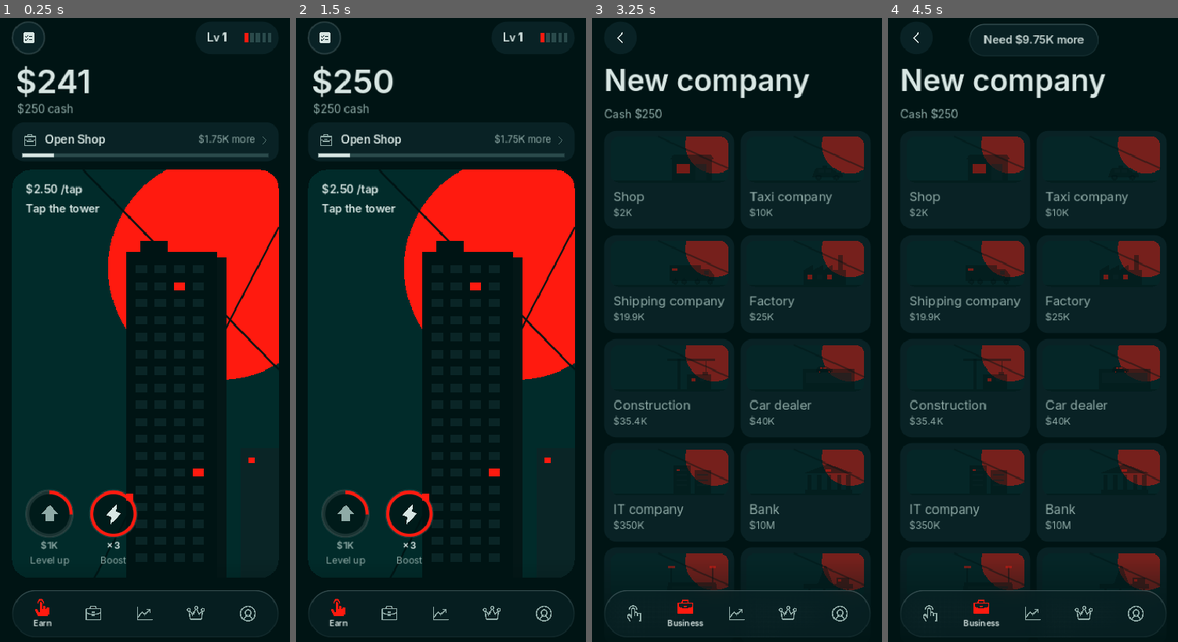
Above: before the commit, frames 1-4 (left to right).
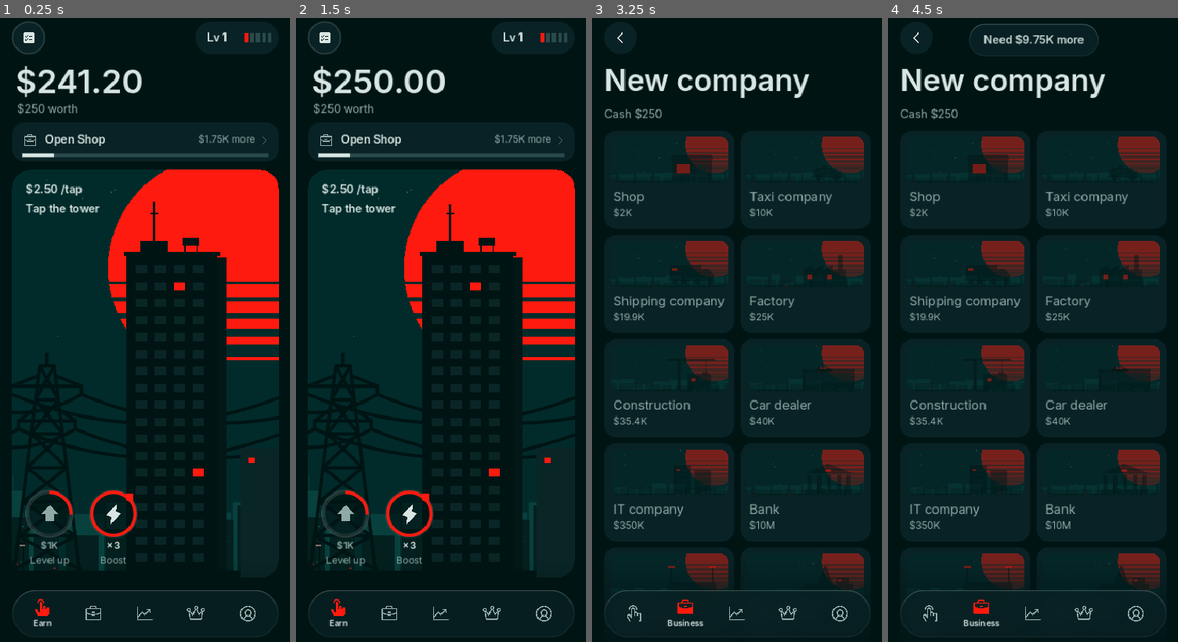
Above: after the commit, the same moments.

Repository: ytjustjosh17-cpu/MCG
Game: Godot game, scene res://scenes/main.tscn
Same seed, same stepped clock (60 frames per second), same inputs: the game is played once before the commit and once after it.
Inputs (mouse positions are in pixels of both pictures, inside the frame that each line leads up to):
- Up to frame 1 (0.25 s): no input
- Up to frame 2 (1.5 s): click (325, 36) at 0.5 s; click "Tap 400 times" at 1.25 s
- Up to frame 3 (3.25 s): click "Open Shop" at 2 s; click (737, 136) at 2.75 s
- Up to frame 4 (4.5 s): click "Shop" at 3.5 s; click "Taxi company" at 4.25 s

The runs differ from the first frame. In frame 1, 2.2% of the frame differs, in the area x 5-97%, y 8-89%; in frame 2, 2.2%; in frame 3, 2.8%, in the area x 8-94%, y 20-92%; in frame 4, 2.8%.

Commit message:
Earn shows exact cash, richer art, fonts can't go missing
- Earn: big number is cash to the penny; net worth moves to the line below.
- Art: real pylon with hanging cables, far skyline, stars, sunset bands,
  roof antenna with a blinking light, water tank, street lamps.
- Build: build 25 shipped without Switzer and Tanker. The font step now
  retries and stops the build if they are missing, and the APK is checked.

Co-Authored-By: Claude Opus 5.5 <noreply@anthropic.com>
Claude-Session: https://claude.ai/code/session_01G43aEuqkjUy83khniNYyKE

Diff:
--- a/game/scripts/art.gd
+++ b/game/scripts/art.gd
@@ -136,26 +136,130 @@
 			_rect(ci, o, s, 30, 20, 60, 50, ink)
 
 
+static func _fill(ci: CanvasItem, poly: PackedVector2Array, clip: PackedVector2Array, c: Color) -> void:
+	for piece in Geometry2D.intersect_polygons(poly, clip):
+		if piece.size() >= 3:
+			ci.draw_colored_polygon(piece, c)
+
+
+static func _wire(ci: CanvasItem, a: Vector2, b: Vector2, sag: float, clip: PackedVector2Array, c: Color, w: float) -> void:
+	## A cable hanging between two points (a shallow curve, lowest in the middle).
+	var pts := PackedVector2Array()
+	for i in 25:
+		var t := i / 24.0
+		pts.append(a.lerp(b, t) + Vector2(0, sag * 4.0 * t * (1.0 - t)))
+	for piece in Geometry2D.intersect_polyline_with_polygon(pts, clip):
+		ci.draw_polyline(piece, c, w, true)
+
+
+static func pylon(ci: CanvasItem, base: Vector2, h: float, clip: PackedVector2Array) -> Array:
+	## A lattice electricity pylon standing on `base`. Returns the three cable points.
+	var c := UI.INK
+	var bw := h * 0.32
+	var tw := h * 0.07
+	var top := base - Vector2(0, h)
+	var l0 := base - Vector2(bw / 2.0, 0)
+	var r0 := base + Vector2(bw / 2.0, 0)
+	var l1 := top - Vector2(tw / 2.0, 0)
+	var r1 := top + Vector2(tw / 2.0, 0)
+	var lw := maxf(1.0, h * 0.012)
+	var segs: Array = [[l0, l1], [r0, r1]]
+	# Cross bracing up the body.
+	var n := 6
+	for i in n:
+		var t0 := float(i) / n
+		var t1 := float(i + 1) / n
+		var a0 := l0.lerp(l1, t0)
+		var b0 := r0.lerp(r1, t0)
+		var a1 := l0.lerp(l1, t1)
+		var b1 := r0.lerp(r1, t1)
+		segs.append([a0, b1])
+		segs.append([b0, a1])
+		segs.append([a1, b1])
+	# Two cross arms, joined to the frame by braces, with hanging insulators.
+	var tips: Array = []
+	for k in 2:
+		var t := 0.1 + k * 0.17
+		var y := top.y + h * t
+		var lb := l1.lerp(l0, t)
+		var rb := r1.lerp(r0, t)
+		var half := h * (0.17 - k * 0.03)
+		var la := Vector2(top.x - half, y)
+		var ra := Vector2(top.x + half, y)
+		segs.append([la, ra])
+		segs.append([la, Vector2(lb.x, y - h * 0.05)])
+		segs.append([ra, Vector2(rb.x, y - h * 0.05)])
+		for e in [la, ra]:
+			segs.append([e, e + Vector2(0, h * 0.04)])
+			tips.append(e + Vector2(0, h * 0.04))
+	segs.append([top, top - Vector2(0, h * 0.06)])
+	for sgm in segs:
+		for piece in Geometry2D.intersect_polyline_with_polygon(PackedVector2Array([sgm[0], sgm[1]]), clip):
+			ci.draw_polyline(piece, c, lw, true)
+	return tips
+
+
+static func backdrop(ci: CanvasItem, rect: Rect2, clip: PackedVector2Array, sun_c: Vector2, sun_r: float, sun_col: Color, seed_v := 7) -> void:
+	## Dusk sky: faint stars, the sun with sunset bands, a far skyline with a few
+	## lit windows, and a power pylon with sagging cables.
+	ci.draw_colored_polygon(clip, UI.SKY)
+	var rng := RandomNumberGenerator.new()
+	rng.seed = seed_v
+	var w := rect.size.x
+	var h := rect.size.y
+	var o := rect.position
+	for i in int(w * h / 9000.0) + 6:
+		var p := o + Vector2(rng.randf() * w, rng.randf() * h * 0.45)
+		if p.distance_to(sun_c) > sun_r + 6.0:
+			ci.draw_rect(Rect2(p, Vector2(1.5, 1.5)), Color(UI.TEXT, rng.randf_range(0.12, 0.35)), true)
+	_fill(ci, UI.circle_poly(sun_c, sun_r, 96), clip, sun_col)
+	# Sunset bands: gaps in the lower half of the sun that widen towards the ground.
+	var band_y := sun_c.y + sun_r * 0.12
+	var gap := maxf(1.5, sun_r * 0.025)
+	while band_y < sun_c.y + sun_r:
+		_fill(ci, UI.rect_poly(Rect2(sun_c.x - sun_r - 2.0, band_y, sun_r * 2.0 + 4.0, gap)), clip, UI.SKY)
+		band_y += sun_r * 0.14
+		gap *= 1.45
+	# Far skyline, two layers.
+	for layer in 2:
+		var col := UI.HAZE if layer == 0 else UI.FAR
+		var x := -rng.randf() * 20.0
+		while x < w:
+			var bw := rng.randf_range(0.06, 0.14) * w
+			var bh := rng.randf_range(0.10, 0.26 if layer == 0 else 0.18) * h + layer * 0.0
+			var r := Rect2(o + Vector2(x, h - bh), Vector2(bw, bh))
+			_fill(ci, UI.rect_poly(r), clip, col)
+			if rng.randf() < 0.3:
+				_fill(ci, UI.rect_poly(Rect2(r.position + Vector2(bw * 0.45, -bh * 0.18), Vector2(1.5, bh * 0.18))), clip, col)
+			if layer == 1:
+				for k in rng.randi_range(0, 3):
+					var wp := r.position + Vector2(rng.randf_range(3.0, maxf(4.0, bw - 6.0)), rng.randf_range(6.0, maxf(7.0, bh - 6.0)))
+					var lit := rng.randf() < 0.25
+					_fill(ci, UI.rect_poly(Rect2(wp, Vector2(3, 2))), clip, Color(UI.RED, 0.55) if lit else UI.HAZE)
+			x += bw + rng.randf_range(0.0, 0.03) * w
+	# Power pylon on the left with cables running off to the right (big pictures only).
+	if w < 220.0:
+		return
+	var ph := h * 0.5
+	var base := o + Vector2(w * 0.13, h - h * 0.02)
+	var tips := pylon(ci, base, ph, clip)
+	for t in tips:
+		# Cables run off both edges, dipping between towers.
+		_wire(ci, t, t + Vector2(w * 1.1, -h * 0.02), h * 0.08, clip, UI.INK, maxf(1.0, h * 0.006))
+		_wire(ci, t + Vector2(-w * 0.5, -h * 0.01), t, h * 0.05, clip, UI.INK, maxf(1.0, h * 0.006))
+
+
 static func draw_scene(ci: CanvasItem, rect: Rect2, kind: String, radius := 16.0, sun_r := 0.0, lit := 2) -> void:
-	## Sky panel, cropped flat sun, power line and the silhouette, clipped to a rounded rect.
+	## Dusk backdrop and the silhouette, clipped to a rounded rect.
 	var clip := UI.rounded_rect_poly(rect, radius)
-	ci.draw_colored_polygon(clip, UI.SKY)
 	var r := sun_r if sun_r > 0.0 else rect.size.y * 0.62
-	var sun := UI.circle_poly(rect.position + Vector2(rect.size.x - r * 0.5, r * 0.28), r)
-	for piece in Geometry2D.intersect_polygons(sun, clip):
-		if piece.size() >= 3:
-			ci.draw_colored_polygon(piece, UI.RED)
-	var a := rect.position + Vector2(rect.size.x * 0.35, -4)
-	var b := rect.position + Vector2(rect.size.x + 4, rect.size.y * 0.72)
-	for piece in Geometry2D.intersect_polyline_with_polygon(PackedVector2Array([a, b]), clip):
-		ci.draw_polyline(piece, UI.INK, 1.0, true)
+	var sc := rect.position + Vector2(rect.size.x - r * 0.5, r * 0.28)
+	backdrop(ci, rect, clip, sc, r, UI.RED, int(rect.size.x) + kind.length())
 	var s := minf(rect.size.x / 150.0, (rect.size.y - 10.0) / 78.0)
 	var o := rect.position + Vector2(rect.size.x - 124.0 * s - 6.0, rect.size.y - 74.0 * s)
 	draw(ci, kind, o, s, lit)
 	var ground := Rect2(rect.position + Vector2(0, rect.size.y - 4.0 * s), Vector2(rect.size.x, 4.0 * s + 1.0))
-	for piece in Geometry2D.intersect_polygons(UI.rect_poly(ground), clip):
-		if piece.size() >= 3:
-			ci.draw_colored_polygon(piece, UI.INK)
+	_fill(ci, UI.rect_poly(ground), clip, UI.INK)
 
 
 class Scene extends Control:
--- a/game/scripts/count_label.gd
+++ b/game/scripts/count_label.gd
@@ -5,6 +5,8 @@
 var target := 0.0
 var shown := 0.0
 var formatter: Callable
+var fit_width := 0.0   # if set, the font shrinks so long numbers stay on one line
+var _base_size := 0
 
 
 func _init(fmt: Callable) -> void:
@@ -16,7 +18,21 @@
 	target = v
 	if instant:
 		shown = v
-		text = formatter.call(shown)
+		_show(formatter.call(shown))
+
+
+func _show(t: String) -> void:
+	var grew := t.length() != text.length()
+	text = t
+	if fit_width <= 0.0 or not grew:
+		return
+	if _base_size == 0:
+		_base_size = get_theme_font_size("font_size")
+	var f := get_theme_font("font")
+	var fs := _base_size
+	while fs > 20 and f.get_string_size(t, HORIZONTAL_ALIGNMENT_LEFT, -1, fs).x > fit_width:
+		fs -= 2
+	add_theme_font_size_override("font_size", fs)
 
 
 func _process(delta: float) -> void:
@@ -25,4 +41,4 @@
 	shown = lerpf(shown, target, minf(1.0, delta * 12.0))
 	if absf(target - shown) < maxf(0.005, absf(target) * 0.0005):
 		shown = target
-	text = formatter.call(shown)
+	_show(formatter.call(shown))
--- a/game/scripts/earn_page.gd
+++ b/game/scripts/earn_page.gd
@@ -44,11 +44,13 @@
 		_pill.add_child(sq)
 		_meter.append(sq)
 
-	_worth = CountLabel.new(Game.money_short)
+	# Big number is cash to the penny; net worth sits on the line below.
+	_worth = CountLabel.new(Game.cash_text)
+	_worth.fit_width = 358.0
 	_worth.add_theme_font_size_override("font_size", 44)
 	_worth.add_theme_font_override("font", UI.DISPLAY)
 	_worth.add_theme_color_override("font_color", UI.TEXT)
-	_worth.set_value(Game.net_worth(), true)
+	_worth.set_value(Game.cash, true)
 	add_child(_worth)
 	_rate = UI.label("", 15, UI.SUB)
 	add_child(_rate)
@@ -131,11 +133,11 @@
 func _refresh() -> void:
 	if _worth == null:
 		return
-	_worth.set_value(Game.net_worth())
+	_worth.set_value(Game.cash)
 	var parts: Array = []
 	if Game.income_per_hour > 0.0:
 		parts.append("+%s /h" % Game.money_short(Game.income_per_hour))
-	parts.append("%s cash" % Game.money_short(Game.cash))
+	parts.append("%s worth" % Game.money_short(Game.net_worth()))
 	_rate.text = "  ·  ".join(parts)
 	_level_pill.text = "Lv %d" % Game.level
 	var prog := Game.level_progress()
--- a/game/scripts/game_state.gd
+++ b/game/scripts/game_state.gd
@@ -2058,6 +2058,16 @@
 	return money_short(v)
 
 
+static func cash_text(v: float) -> String:
+	## Exact cash to the penny: $1,385.62. Very large amounts fall back to $1.23Qa.
+	var a := absf(v)
+	if a >= 1e15:
+		return money_short(v)
+	var whole := floorf(a)
+	var pence := int(floor((a - whole) * 100.0 + 0.0001))
+	return ("-" if v < 0.0 else "") + "$" + group(int(whole)) + ".%02d" % pence
+
+
 static func money_short(v: float) -> String:
 	var a := absf(v)
 	var sign := "-" if v < 0.0 else ""
--- a/game/scripts/tower_card.gd
+++ b/game/scripts/tower_card.gd
@@ -15,6 +15,7 @@
 var _flicker_time := 0.0
 var _flicker_wait := 3.0
 var _wave := -1.0
+var _beacon_on := true
 
 
 func _ready() -> void:
@@ -65,11 +66,6 @@
 			draw_colored_polygon(piece, c)
 
 
-func _line_clipped(a: Vector2, b: Vector2, clip: PackedVector2Array, c: Color, w: float) -> void:
-	for piece in Geometry2D.intersect_polyline_with_polygon(PackedVector2Array([a, b]), clip):
-		draw_polyline(piece, c, w, true)
-
-
 func _draw() -> void:
 	if size.x < 100.0 or size.y < 100.0 or _rows == 0:
 		return
@@ -77,18 +73,35 @@
 	var h := size.y
 	var g := _geo()
 	var clip := UI.rounded_rect_poly(Rect2(Vector2.ZERO, size), RADIUS)
-	draw_colored_polygon(clip, UI.SKY)
 	var sun_r := minf(w * 0.42, h * 0.34)
 	var sun_col := UI.RED.lightened(0.12) if Game.boost_active() else UI.RED
-	_fill_clipped(UI.circle_poly(Vector2(w * 0.78, h * 0.24), sun_r, 96), clip, sun_col)
-	_line_clipped(Vector2(w * 0.25, -6), Vector2(w + 6, h * 0.5), clip, UI.INK, 1.4)
-	_line_clipped(Vector2(w * 0.3, h + 6), Vector2(w + 6, h * 0.12), clip, UI.INK, 1.1)
+	Art.backdrop(self, Rect2(Vector2.ZERO, size), clip, Vector2(w * 0.78, h * 0.24), sun_r, sun_col, 4401)
 	var tx: float = g["tx"]
 	var tw: float = g["tw"]
 	var top: float = g["top"]
+	# Roof: plant room, water tank on legs, antenna with a red light.
 	_fill_clipped(UI.rect_poly(Rect2(tx + tw * 0.15, top - tw * 0.12, tw * 0.3, tw * 0.12)), clip, UI.INK)
+	var tank := Rect2(tx + tw * 0.62, top - tw * 0.16, tw * 0.18, tw * 0.1)
+	_fill_clipped(UI.rect_poly(tank), clip, UI.INK)
+	for lx in [tank.position.x + 2.0, tank.end.x - 4.0]:
+		_fill_clipped(UI.rect_poly(Rect2(lx, tank.end.y, 2.0, tw * 0.06)), clip, UI.INK)
+	var mast_x := tx + tw * 0.3
+	var mast_top := top - tw * 0.55
+	_fill_clipped(UI.rect_poly(Rect2(mast_x - 1.0, mast_top, 2.5, tw * 0.45)), clip, UI.INK)
+	_fill_clipped(UI.rect_poly(Rect2(mast_x - 5.0, mast_top + tw * 0.12, 11.0, 2.0)), clip, UI.INK)
+	var beacon_on := Game.reduce_motion or fmod(Time.get_ticks_msec() / 1000.0, 2.0) < 1.2
+	if beacon_on:
+		draw_circle(Vector2(mast_x + 0.25, mast_top), 3.0, UI.RED)
+	# Body with a ledge at the top and the shaded side.
+	_fill_clipped(UI.rect_poly(Rect2(tx - 4.0, top, tw + 8.0, 6.0)), clip, UI.INK)
 	_fill_clipped(UI.rect_poly(Rect2(tx, top, tw, h)), clip, UI.INK)
 	_fill_clipped(UI.rect_poly(Rect2(tx + tw, top + 8.0, tw * 0.1, h)), clip, UI.SIDE)
+	# Street: ground strip and two lamps.
+	_fill_clipped(UI.rect_poly(Rect2(0, h - 10.0, w, 10.0)), clip, UI.INK)
+	for lx in [w * 0.04, w * 0.95]:
+		_fill_clipped(UI.rect_poly(Rect2(lx, h - 46.0, 2.0, 36.0)), clip, UI.INK)
+		_fill_clipped(UI.rect_poly(Rect2(lx - 6.0, h - 48.0, 10.0, 3.0)), clip, UI.INK)
+		draw_rect(Rect2(lx - 5.0, h - 45.0, 8.0, 2.0), Color(UI.FLASH, 0.5), true)
 	var lit := {}
 	for k in range(mini(lit_count(), _order.size())):
 		lit[_order[k]] = true
@@ -130,6 +143,11 @@
 			_flicker_time -= delta
 			if _flicker_time <= 0.0:
 				queue_redraw()
+	# Roof light blinks: redraw only when it switches.
+	var on := fmod(Time.get_ticks_msec() / 1000.0, 2.0) < 1.2
+	if on != _beacon_on and not Game.reduce_motion and is_visible_in_tree():
+		_beacon_on = on
+		queue_redraw()
 	if _wave >= 0.0:
 		_wave += delta * 1.6
 		if _wave > 1.2:
--- a/game/scripts/ui.gd
+++ b/game/scripts/ui.gd
@@ -14,6 +14,8 @@
 const INK := Color("#001414")
 const WINDOW := Color("#0A2526")
 const SIDE := Color("#041717")
+const FAR := Color("#03201F")    # distant skyline, a step darker than the sky
+const HAZE := Color("#08403D")   # nearer haze layer and far windows
 const FLASH := Color("#FFC2B8")
 # Accents: used sparingly for markets so each company and coin has its own look.
 const UP := Color("#7FCFA6")
Not shown, changed: docs/DESIGN.md
